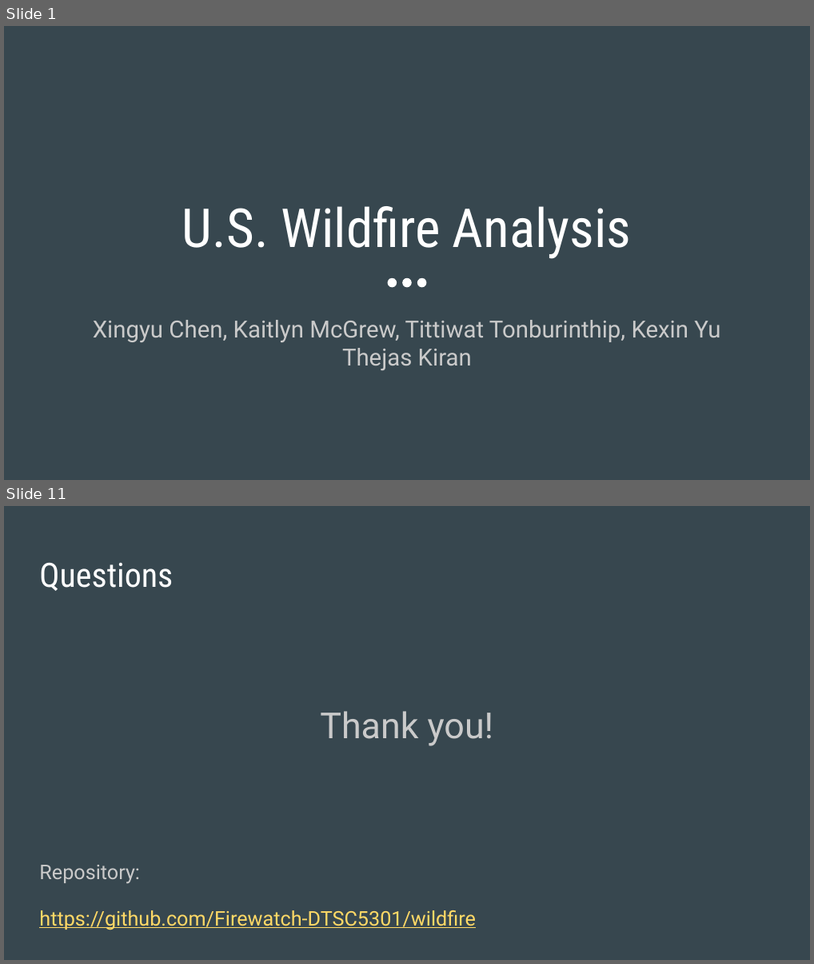
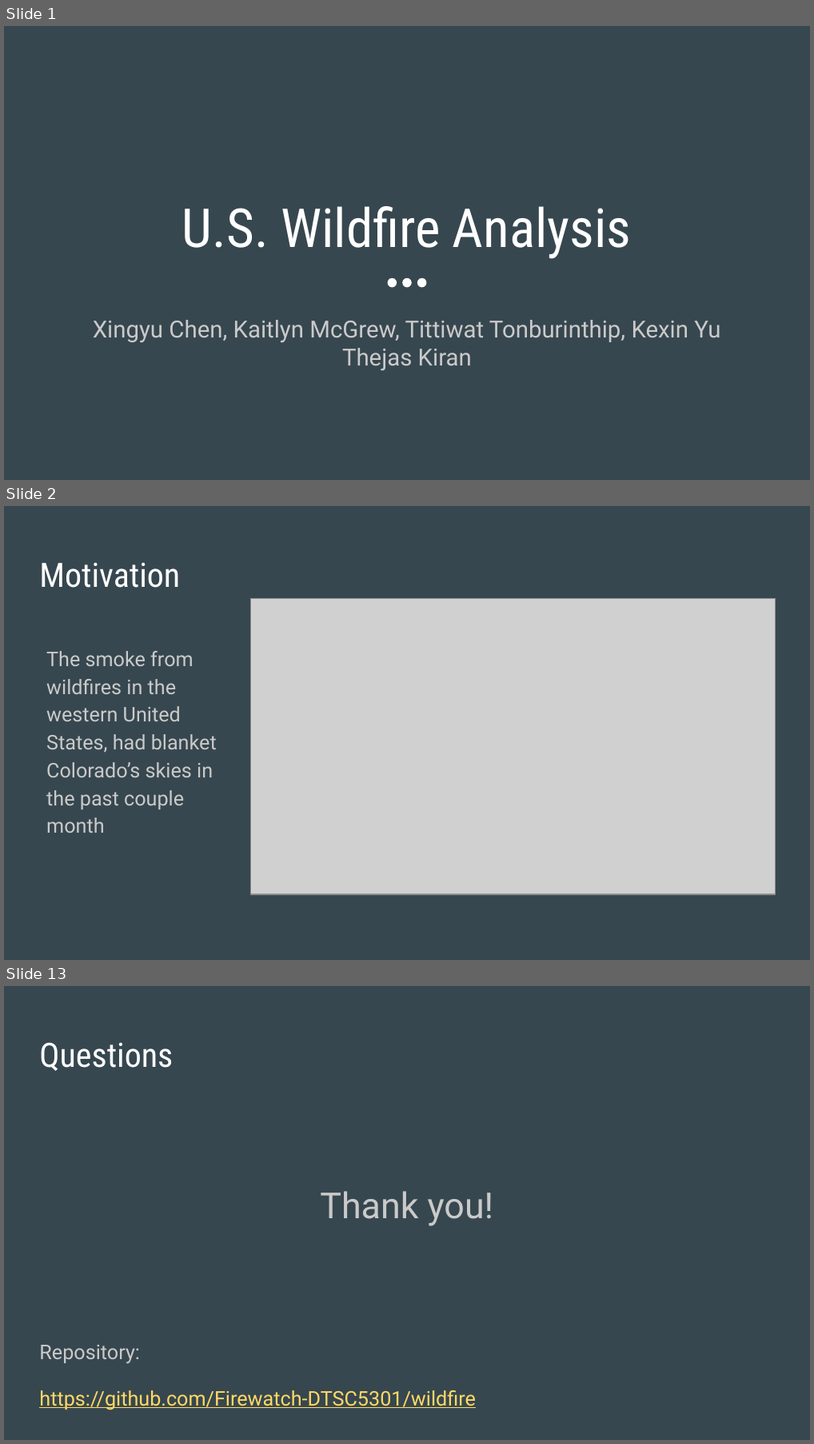
Before and after one commit to Firewatch-DTSC5301/wildfire, a slide deck: Firewatch_Presentation.pptx. Shown one above the other, each under a label of ours: slides 1 and 11 before the commit, slides 1, 2 and 13 after it; the slides between them are not shown. The pictures are 814x964 and 814x1444 pixels, drawn with LibreOffice and Linux fonts; fonts in the diff are those of the drawing; grey boxes stand for pictures. Boxes give left, top, right and bottom in pixels: in the first picture for what was removed or moved away, otherwise in the second. Text is boxed around its words. In the diff, an @@ line names an element or a change of style, - is before the commit and + after.

```diff
--- a/Firewatch_Presentation.pptx
+++ b/Firewatch_Presentation.pptx
@@ slide 2 added at (4, 506, 810, 960), background #37474F @@
@@ title added at (39, 563, 180, 588), 30 pt, text #FFFFFF @@
+Motivation
@@ picture added at (250, 599, 776, 895) @@
@@ text added at (46, 651, 217, 832), 18 pt, text #CACACA @@
+The smoke from wildfires in the western United States, had blanket Colorado’s skies in the past couple month
@@ what was slide 11 is now slide 13 @@
```
Also in this commit, not shown: 7 slides changed, 3 other slides added, 2 slides removed.
